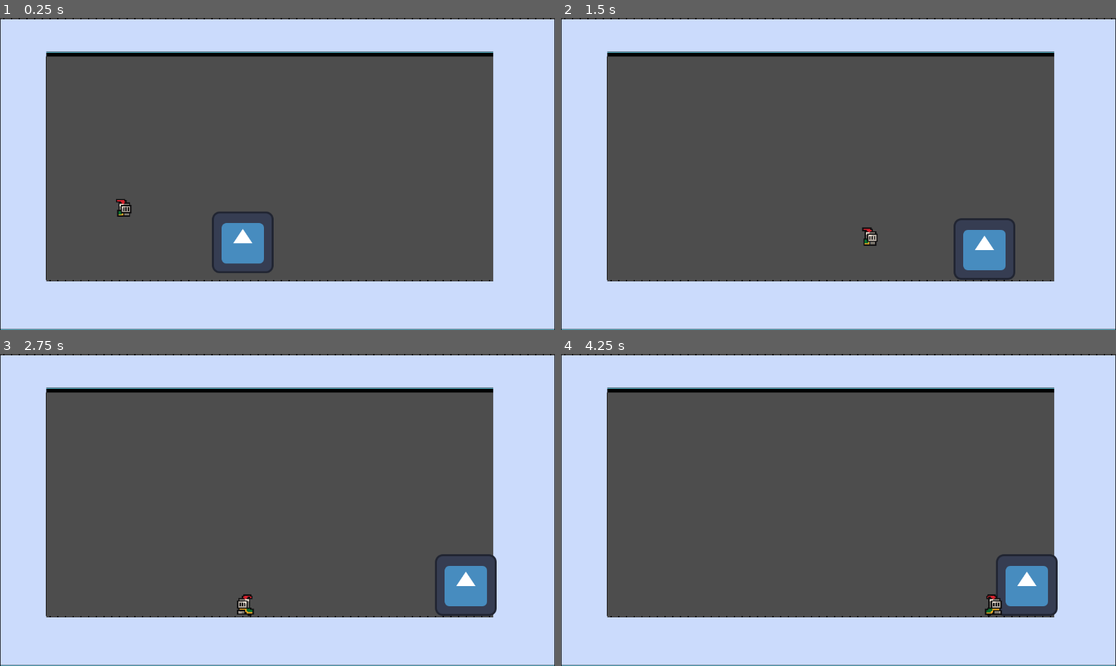
Above: before the commit, frames 1-4 (two rows, left to right).
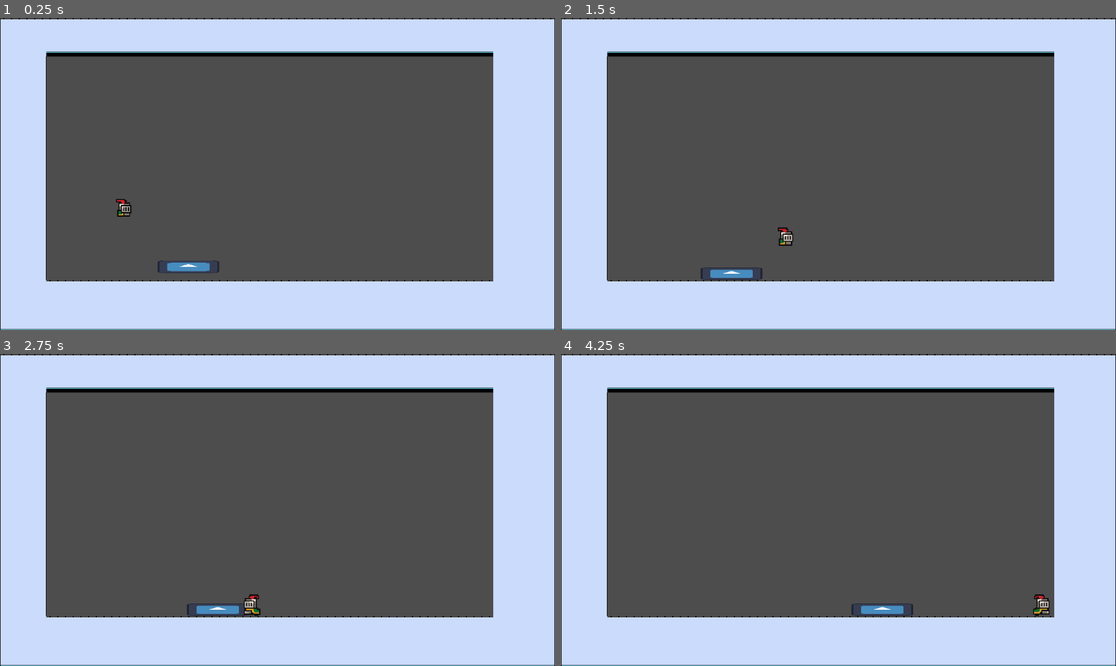
Above: after the commit, the same moments.

Repository: PjotrNik/shefjam
Game: Godot game, scene res://phase_1_map.tscn
Same seed, same stepped clock (60 frames per second), same inputs: the game is played once before the commit and once after it. The engine's default icon, where the game draws it, is replaced by a stand-in: a white triangle on a blue panel in a dark square.
Inputs:
- Up to frame 1 (0.25 s): no input
- Up to frame 2 (1.5 s): hold D (move_right) from 0.53 s (still down); tap Space (dash) at 0.6, 1.35 s; tap S (jump) at 0.77 s
- Up to frame 3 (2.75 s): tap S (jump) at 1.52 s; release D (move_right) at 2.03 s; hold A (move_left) from 2.03 s (still down); tap Space (dash) at 2.1 s
- Up to frame 4 (4.25 s): release A (move_left) at 2.78 s; hold D (move_right) from 2.78 s (still down); tap Space (dash) at 2.85, 3.6 s; tap S (jump) at 3.02, 3.77 s

The runs differ from the first frame. In frame 1, 1.5% of the frame differs, in the area x 28-50%, y 62-82%; in frame 2, 1.8%, in the area x 25-82%, y 64-84%; in frame 3, 1.8%; in frame 4, 1.8%.

Commit message:
boss will walk towards player while in walk state

Diff:
--- a/boss.tscn
+++ b/boss.tscn
@@ -7,7 +7,7 @@
 [ext_resource type="Script" uid="uid://cojanes0leprk" path="res://scripts/Boss_Slash.gd" id="5_o1i15"]
 
 [sub_resource type="RectangleShape2D" id="RectangleShape2D_6xxrv"]
-size = Vector2(114, 121)
+size = Vector2(114, 26)
 
 [sub_resource type="SpriteFrames" id="SpriteFrames_skx2t"]
 animations = [{
@@ -24,10 +24,12 @@
 script = ExtResource("1_lnbgr")
 
 [node name="CollisionShape2D" type="CollisionShape2D" parent="."]
-position = Vector2(0, 3.5)
+position = Vector2(0, 51)
 shape = SubResource("RectangleShape2D_6xxrv")
 
 [node name="AnimatedSprite2D" type="AnimatedSprite2D" parent="."]
+position = Vector2(0, 51)
+scale = Vector2(1, 0.203125)
 sprite_frames = SubResource("SpriteFrames_skx2t")
 
 [node name="State_Machine" type="Node" parent="." node_paths=PackedStringArray("initial_state")]
@@ -44,4 +46,4 @@
 metadata/_custom_type_script = "uid://cojanes0leprk"
 
 [node name="Attack Slash" type="Node2D" parent="."]
-position = Vector2(119, 0)
+position = Vector2(119, 50)
--- a/scripts/Boss_Slash.gd
+++ b/scripts/Boss_Slash.gd
@@ -8,7 +8,8 @@
 func Enter():
 	var instance = slash.instantiate()
 	print(instance.position)
-	instance.global_position = $"../../Attack Slash".global_position
+	instance.global_position.x = $"../../Attack Slash".global_position.x
+	instance.global_position.y = $"../../Attack Slash".global_position.y * $"../..".direction
 	print(instance.position)
 	add_child(instance)
 
--- a/scripts/Boss_Walk.gd
+++ b/scripts/Boss_Walk.gd
@@ -1,16 +1,28 @@
 extends State
 class_name Boss_Walk
 
-@export var SPEED = 300
+@export var SPEED = 150
+var player
 
 func Exit():
-	pass
+	$"../..".current_speed = 0
 
 func Enter():
 	$"../..".current_speed = SPEED
+	#get player location
+
+	player = get_tree().get_first_node_in_group("Player")
+	if player.position.x > $"../..".position.x:
+		$"../..".direction = 1
+	else:
+		$"../..".direction = -1
 
 func Update(_delta: float):
-	pass
+	print ("boss walk update")
+	if player.position.x > $"../..".position.x:
+		$"../..".direction = 1
+	else:
+		$"../..".direction = -1
 
 func Physics_Update(_delta: float):
 	pass
--- a/scripts/State_machine.gd
+++ b/scripts/State_machine.gd
@@ -10,14 +10,14 @@
 
 func _ready():
 	for child in get_children():
+		print ("child ran")
 		if child is State:
 			states[child.name.to_lower()] = child
 			child.Transitioned.connect(on_child_transition)
 
 	if initial_state:
 		initial_state.Enter()
-
-
+		current_state = initial_state
 
 func _process(delta):
 	if current_state:
--- a/scripts/boss.gd
+++ b/scripts/boss.gd
@@ -3,6 +3,7 @@
 const JUMP_VELOCITY = -400.0
 
 var current_speed = 0
+var direction = 0
 
 
 func _physics_process(delta):
@@ -10,7 +11,7 @@
 	if not is_on_floor():
 		velocity += get_gravity() * delta
 
-	velocity.x = current_speed
+	velocity.x = current_speed * direction
 
 	move_and_slide()
 
